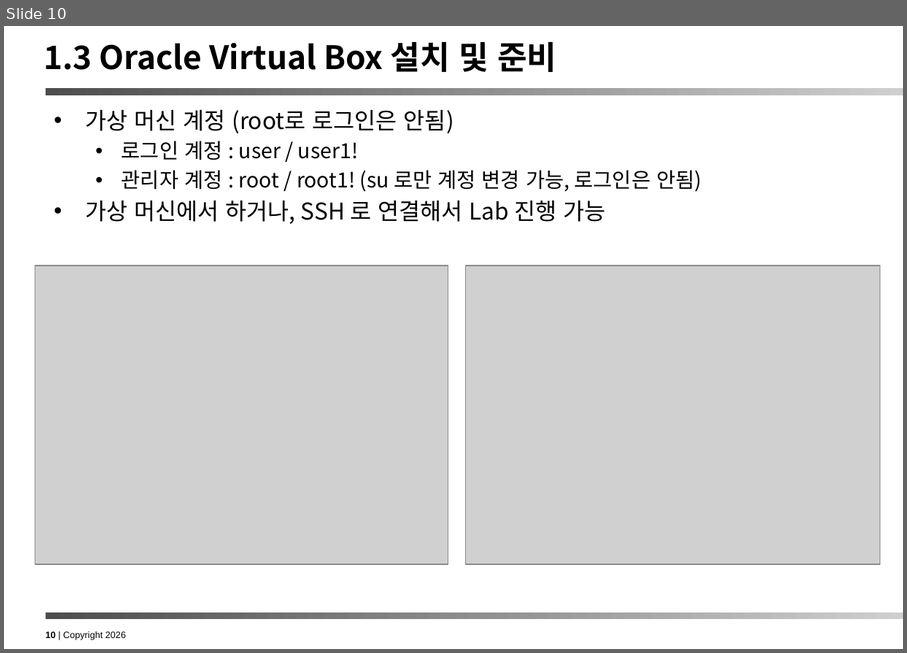
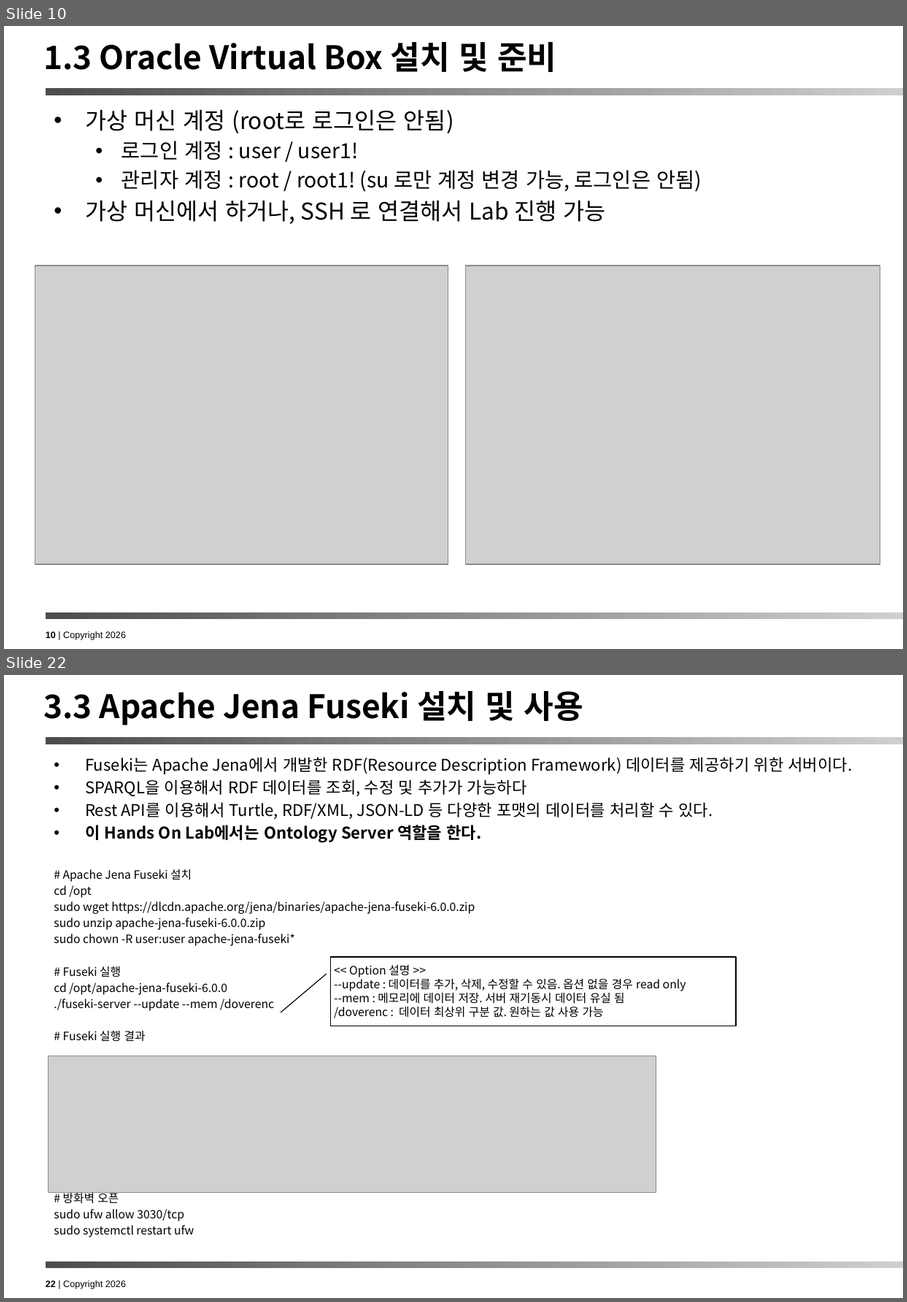
Before and after one commit to ykchang/ontology_handson, a slide deck: doc/Ontology Hands On Lab.pptx. Shown one above the other, each under a label of ours: slide 10 before the commit, slides 10 and 22 after it; the slides between them are not shown. The pictures are 907x653 and 907x1302 pixels, drawn with LibreOffice and Linux fonts; fonts in the diff are those of the drawing; grey boxes stand for pictures. Boxes give left, top, right and bottom in pixels: in the first picture for what was removed or moved away, otherwise in the second. Text is boxed around its words. In the diff, an @@ line names an element or a change of style, - is before the commit and + after.

Commit message:
2026.05.21 작업 결과 COMMIT

```diff
--- a/doc/Ontology Hands On Lab.pptx
+++ b/doc/Ontology Hands On Lab.pptx
@@ slide 22 added at bbox=[4, 675, 903, 1298], background #FFFFFF; not listed: 3 template elements that a slide beside it also shows @@
@@ title added at bbox=[43, 691, 584, 725], 28 pt, text #000000, bold @@
+3.3 Apache Jena Fuseki 설치 및 사용
@@ text added at bbox=[54, 757, 853, 1237], 10 pt, text #000000 @@
+• Fuseki는 Apache Jena에서 개발한 RDF(Resource Description Framework) 데이터를 제공하기 위한 서버이다.
+• SPARQL을 이용해서 RDF 데이터를 조회, 수정 및 추가가 가능하다
+• Rest API를 이용해서 Turtle, RDF/XML, JSON-LD 등 다양한 포맷의 데이터를 처리할 수 있다.
+• 이 Hands On Lab에서는 Ontology Server 역할을 한다.
+# Apache Jena Fuseki 설치
+cd /opt
+sudo wget https://dlcdn.apache.org/jena/binaries/apache-jena-fuseki-6.0.0.zip
+sudo unzip apache-jena-fuseki-6.0.0.zip
+sudo chown -R user:user apache-jena-fuseki*
+# Fuseki 실행
+cd /opt/apache-jena-fuseki-6.0.0
+./fuseki-server --update --mem /doverenc
+# Fuseki 실행 결과
+# 방화벽 오픈
+sudo ufw allow 3030/tcp
+sudo systemctl restart ufw
@@ border callout added at bbox=[331, 957, 736, 1025], fill #FFFFFF, outline #000000 0.75 pt, 10 pt, text #000000 @@
+<< Option 설명 >>
+--update : 데이터를 추가, 삭제, 수정할 수 있음. 옵션 없을 경우 read only
+--mem : 메모리에 데이터 저장. 서버 재기동시 데이터 유실 됨
+/doverenc : 데이터 최상위 구분 값. 원하는 값 사용 가능
@@ picture added at bbox=[48, 1056, 656, 1193] @@
```
Also in this commit, not shown: 3 slides changed, 26 other slides added, 7 slides removed, 5 other files.
